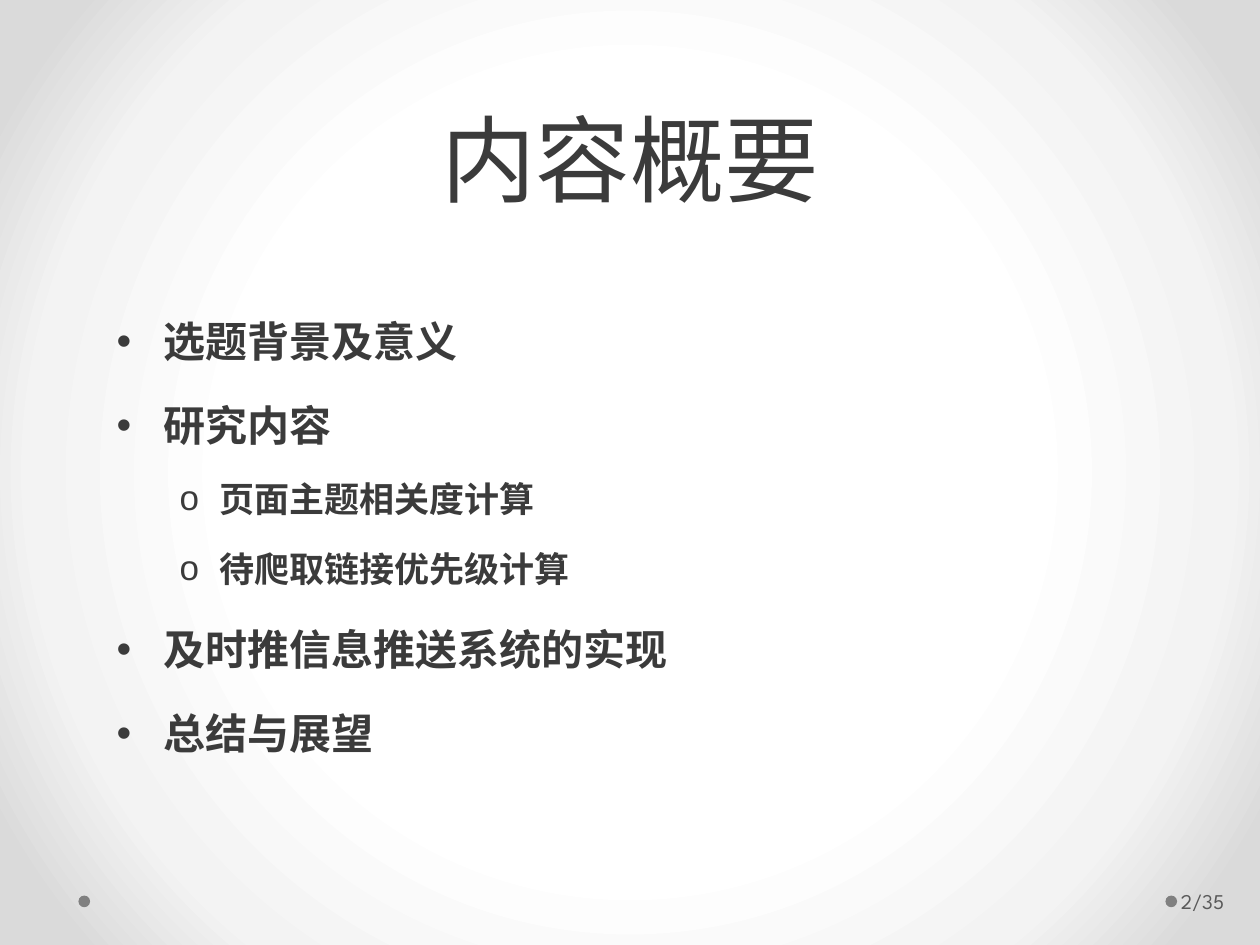
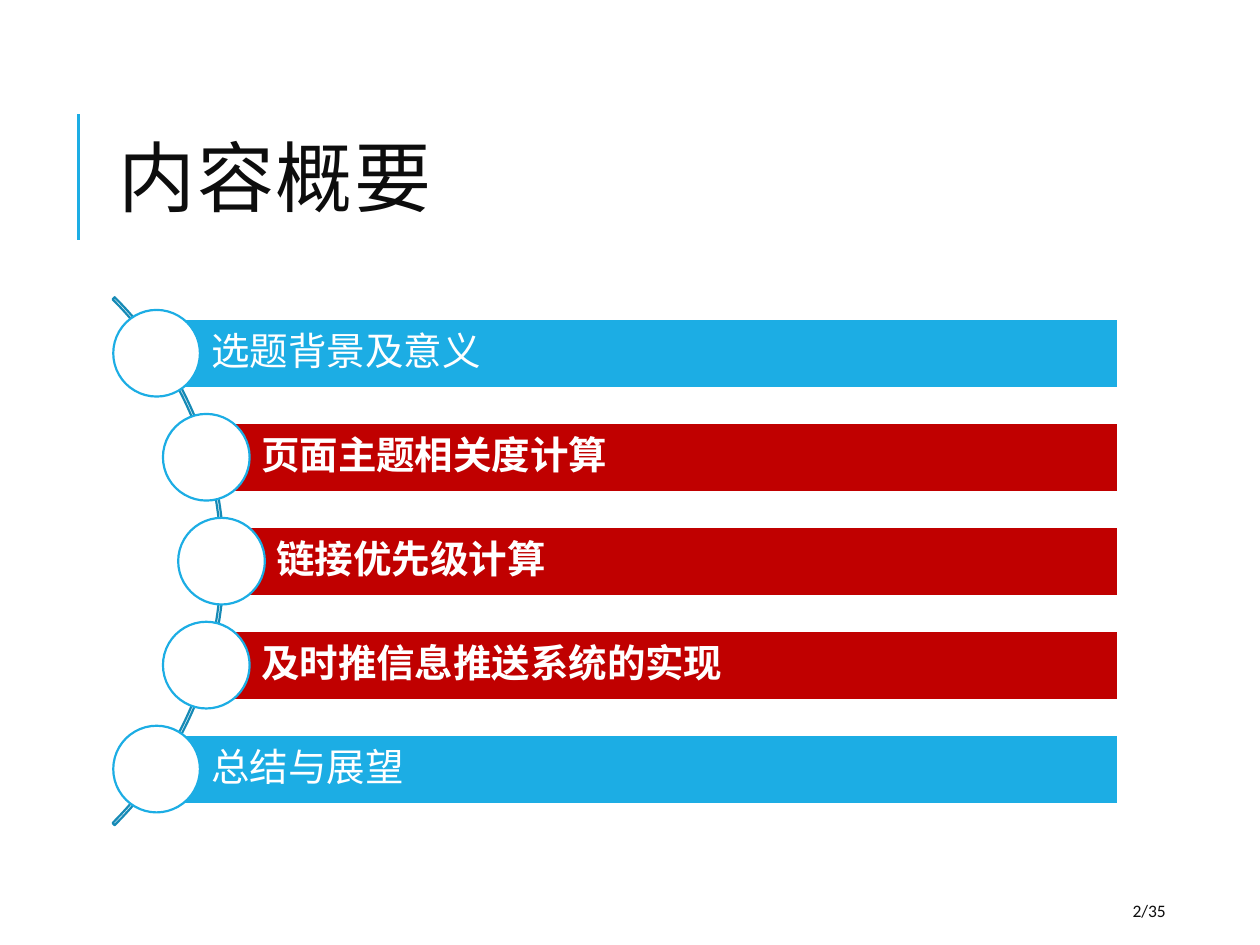
Before and after one commit to winniehajing/paper, a slide deck: slide 2 of 2012223040119-Defense-20150515-goahead.pptx. Drawn at 1260x945 pixels with LibreOffice and Linux fonts; fonts in the diff are those of the drawing. Boxes give left, top, right and bottom in pixels: in the first picture for what was removed or moved away, otherwise in the second. Text is boxed around its words. In the diff, an @@ line names an element or a change of style, - is before the commit and + after.

```diff
--- a/2012223040119-Defense-20150515-goahead.pptx
+++ b/2012223040119-Defense-20150515-goahead.pptx
@@ background gradient #FFFFFF to #F4F4F4 to #DADADA to #FFFFFF @@
@@ title "内容概要": place and size @@
-title "内容概要" at bbox=[441, 115, 819, 203]
+title "内容概要" at bbox=[118, 141, 431, 213]
@@ title "内容概要" at bbox=[118, 141, 431, 213]: size 54 to 44 pt, font Times New Roman to Calibri, text colour #3B3B3B to #0D0D0D, letter spacing 0 to 1 pt; alignment centre to left; line spacing 58pt to 0.8; vertical alignment bottom to middle @@
@@ line added from (78, 239) to (78, 113), #1CADE4 1.5 pt @@
@@ text removed at bbox=[164, 321, 668, 753] @@
-• 选题背景及意义
-• 研究内容
-  o 页面主题相关度计算
-  o 待爬取链接优先级计算
-• 及时推信息推送系统的实现
-• 总结与展望
@@ group added at bbox=[0, 188, 1119, 935]: 5 rectangles, 5 texts, 5 ellipses, 1 arch (boxed as its full ring) @@
+选题背景及意义
+页面主题相关度计算
+链接优先级计算
+及时推信息推送系统的实现
+总结与展望
@@ ellipse removed at bbox=[78, 896, 89, 907] @@
@@ page number: place and size @@
-page number at bbox=[1181, 894, 1224, 911]
+page number at bbox=[1133, 905, 1166, 918]
@@ page number at bbox=[1133, 905, 1166, 918]: size 12 to 10 pt, font League Spartan to Calibri, text colour #595959 to #0D0D0D @@
@@ ellipse removed at bbox=[1166, 896, 1177, 907] @@
```
Also in this commit, not shown: 4 other slides changed, 23 slides added, 29 slides removed, 1 other file.
